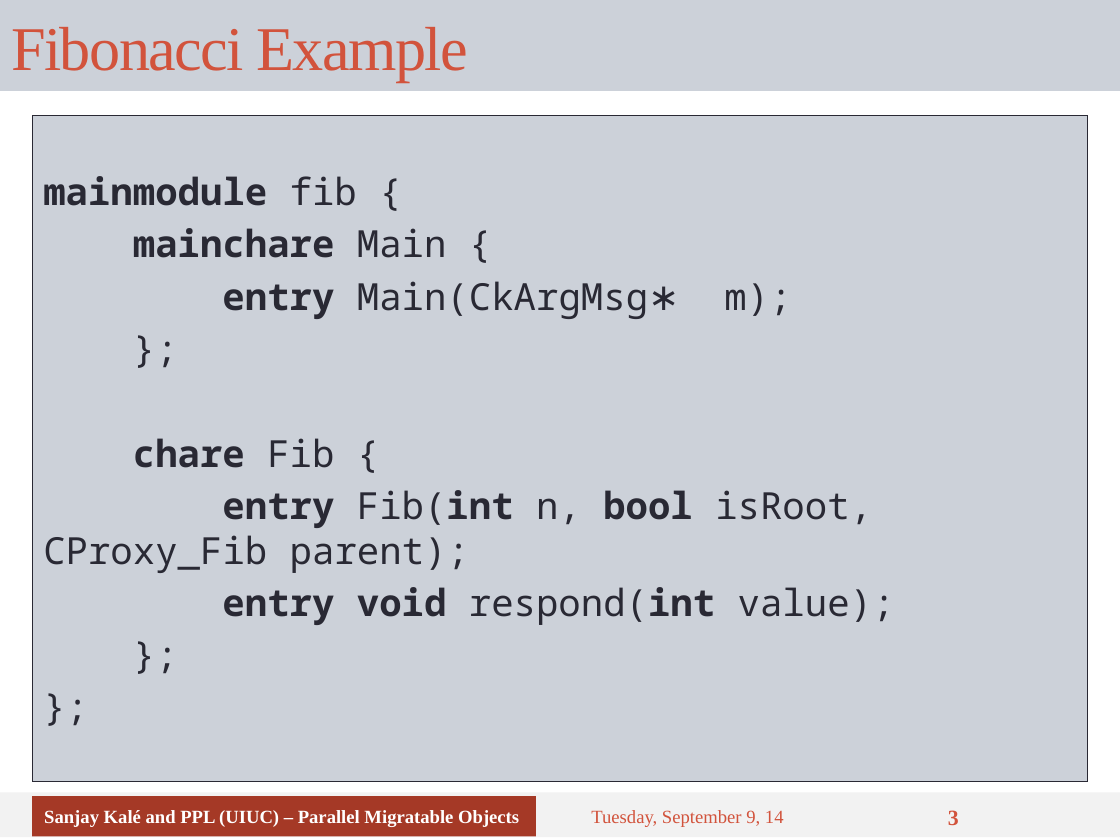
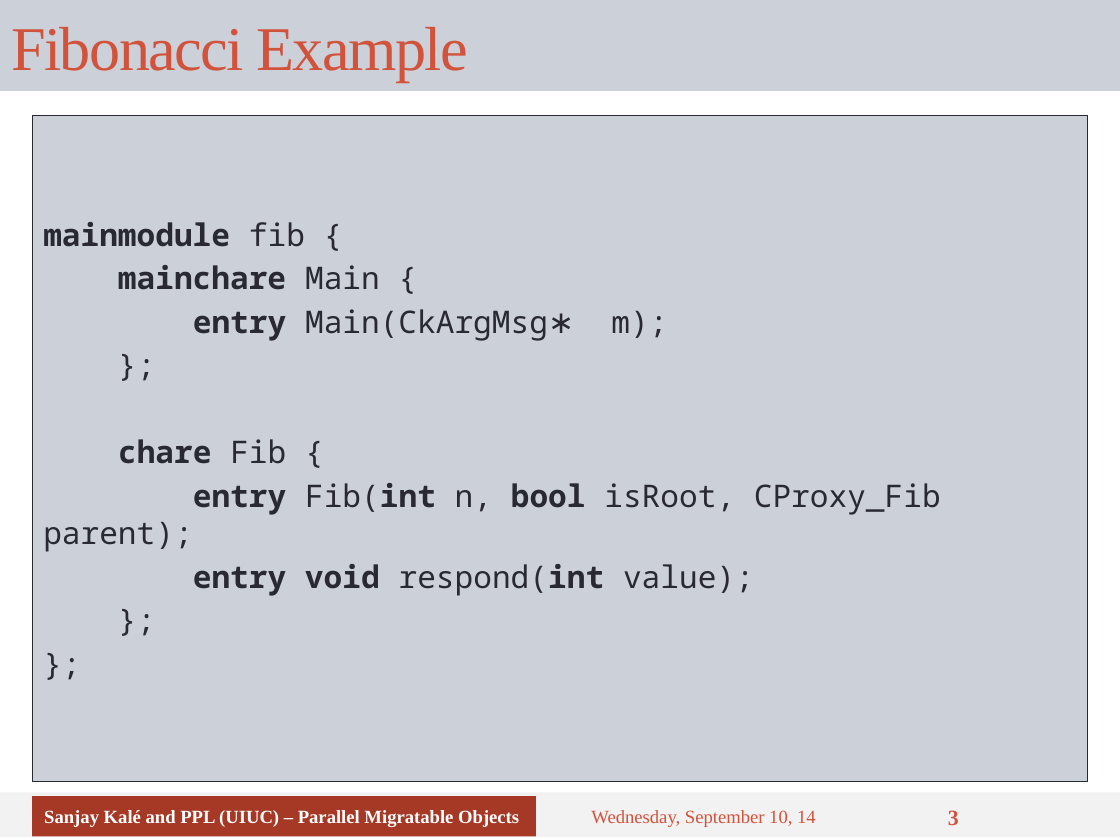
Before and after one commit to UIUC-PPL/charm_tutorial, a slide deck: slide 3 of tutorial-07-sdag.pptx. Drawn at 1120x840 pixels with LibreOffice and Linux fonts; fonts in the diff are those of the drawing. Boxes give left, top, right and bottom in pixels: in the first picture for what was removed or moved away, otherwise in the second. Text is boxed around its words. In the diff, an @@ line names an element or a change of style, - is before the commit and + after.

```diff
--- a/tutorial-07-sdag.pptx
+++ b/tutorial-07-sdag.pptx
@@ text "mainmodule fib {" at bbox=[32, 115, 1088, 781]: size 24 to 20 pt @@
@@ text at bbox=[591, 810, 816, 827]: text changed @@
-Tuesday, September 9, 14
+Wednesday, September 10, 14
```
Also in this commit, not shown: 33 other slides changed.
